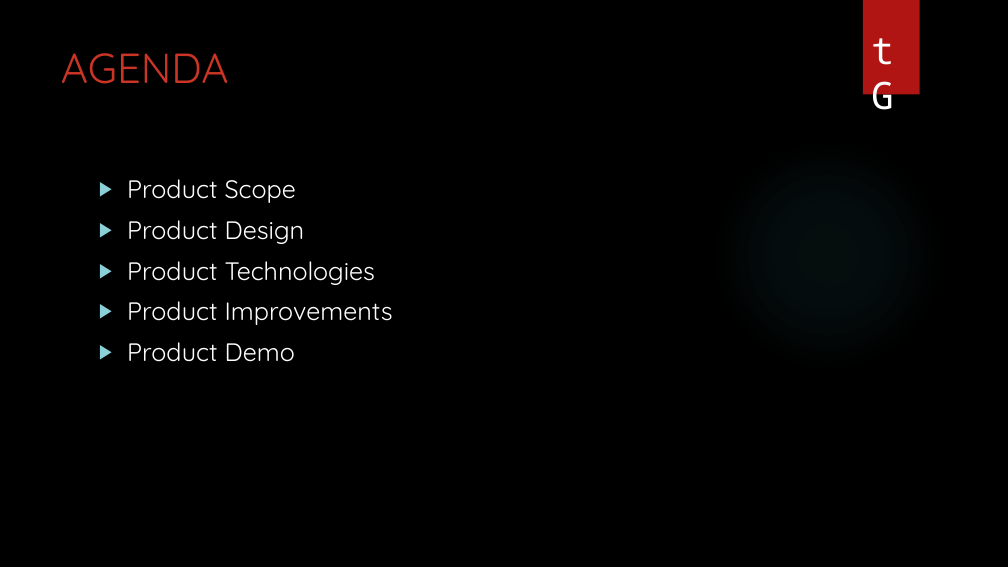
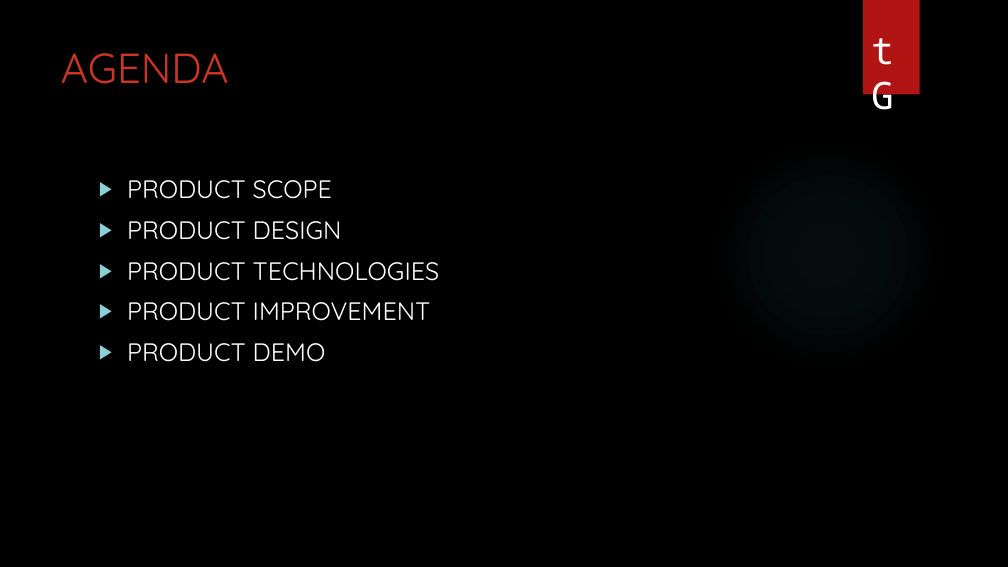
Before and after one commit to sbribrowne/Project-One-Team-One, a slide deck: slide 2 of techGine-presentation.pptx. Drawn at 1008x567 pixels with LibreOffice and Linux fonts; fonts in the diff are those of the drawing; background and template pictures are left out. Boxes give left, top, right and bottom in pixels: in the first picture for what was removed or moved away, otherwise in the second. Text is boxed around its words. In the diff, an @@ line names an element or a change of style, - is before the commit and + after.

```diff
--- a/techGine-presentation.pptx
+++ b/techGine-presentation.pptx
@@ text at [127, 180, 440, 362]: text changed @@
-▶ Product Scope
-▶ Product Design
-▶ Product Technologies
-▶ Product Improvements
-▶ Product Demo
+▶ PRODUCT SCOPE
+▶ PRODUCT DESIGN
+▶ PRODUCT TECHNOLOGIES
+▶ PRODUCT IMPROVEMENT
+▶ PRODUCT DEMO
```
Also in this commit, not shown: 6 other slides changed.
